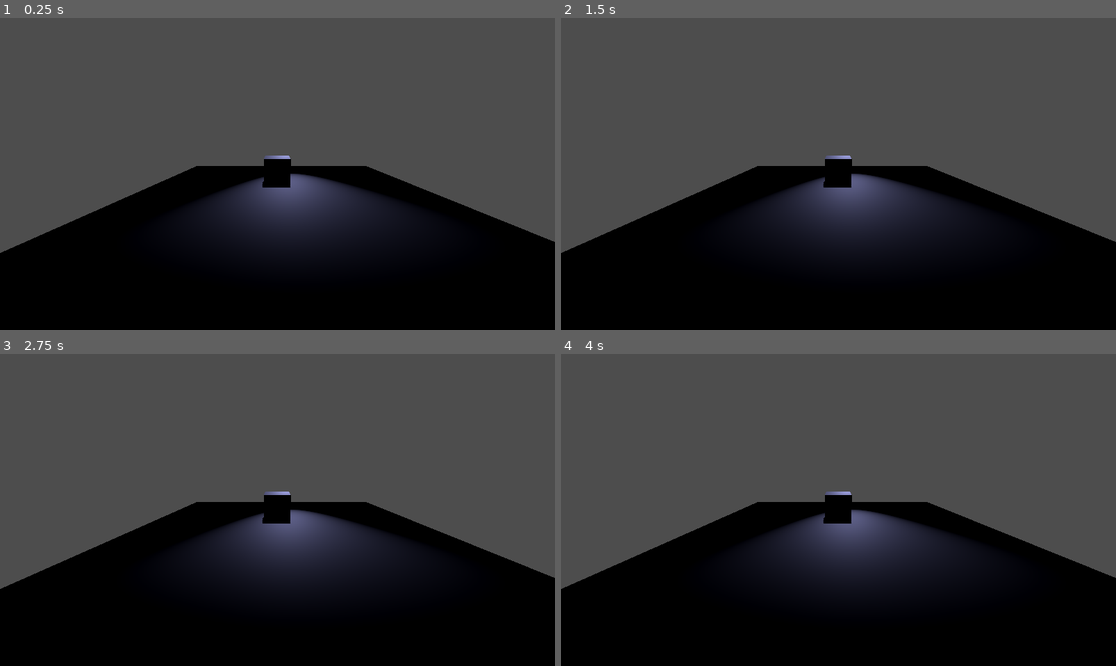
Above: before the commit, frames 1-4 (two rows, left to right).
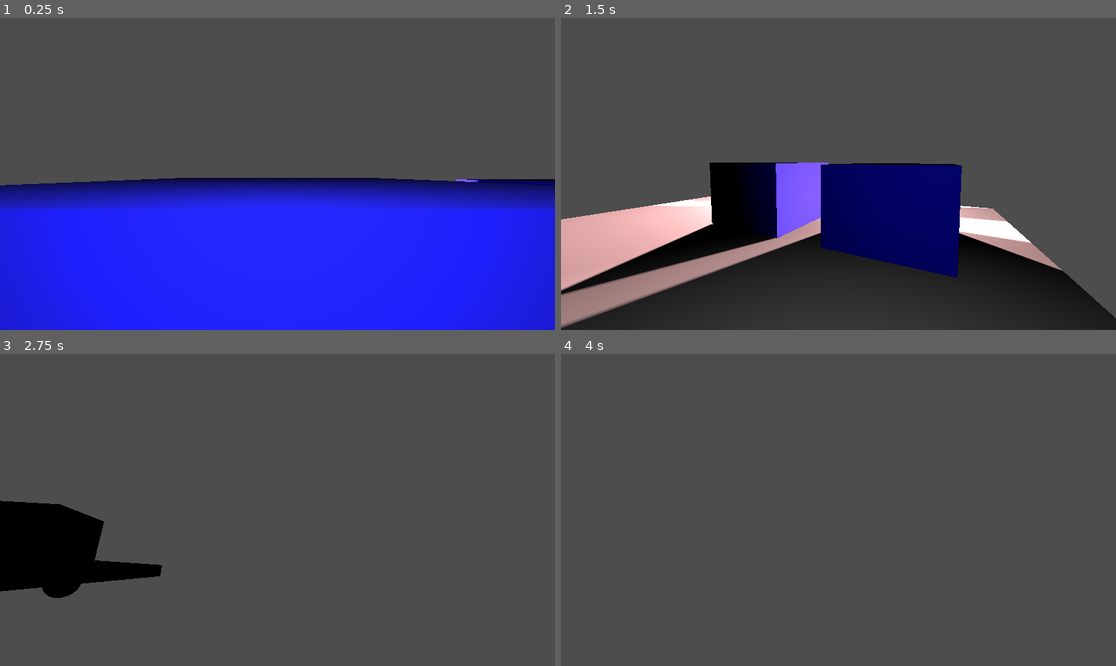
Above: after the commit, the same moments.

Repository: AndarManik/Envision
Game: Godot game, scene res://world.tscn
The game is run twice, just before and just after one commit, with the same random seed, the same clock (stepped at 60 frames per second) and the same inputs. The project has no main scene, so this scene is started directly.
Inputs (mouse positions are in pixels of both pictures, inside the frame that each line leads up to):
- Up to frame 1 (0.25 s): no input
- Up to frame 2 (1.5 s): tap Enter (ui_accept) at 0.5, 0.6, 0.77, 1.07, 1.35 s; move the mouse to (960, 158) at 0.52 s; hold Right (ui_right) 0.53-1.28 s; move the mouse to (727, 189) at 1.27 s; hold Down (ui_down) from 1.28 s (still down)
- Up to frame 3 (2.75 s): tap Enter (ui_accept) at 1.52, 1.82, 2.1 s; move the mouse to (333, 441) at 2.02 s; release Down (ui_down) at 2.03 s; hold Right (ui_right) from 2.03 s (still down)
- Up to frame 4 (4 s): move the mouse to (810, 572) at 2.77 s; release Right (ui_right) at 2.78 s; hold Up (ui_up) 2.78-3.53 s; tap Enter (ui_accept) at 2.85, 3.02, 3.32, 3.5, 3.6, 3.77 s; move the mouse to (1005, 556) at 3.52 s; hold Left (ui_left) from 3.53 s (still down)

The runs differ from the first frame. In frame 1, 50% of the frame differs, in the area x 0-100%, y 44-100%; in frame 2, 39%; in frame 3, 45%; in frame 4, 43%.

Commit message:
Dope stuff

Diff:
--- /dev/null
+++ b/Player.gd
@@ -0,0 +1,40 @@
+extends CharacterBody3D
+
+@onready var camera = $Camera3D
+
+const SPEED = 5.0
+const JUMP_VELOCITY = 4.5
+
+# Get the gravity from the project settings to be synced with RigidBody nodes.
+var gravity = ProjectSettings.get_setting("physics/3d/default_gravity")
+
+func _ready():
+	Input.mouse_mode = Input.MOUSE_MODE_CAPTURED
+
+func _unhandled_input(event):
+	if event is InputEventMouseMotion:
+		rotate_y(-event.relative.x * .002)
+		camera.rotate_x(-event.relative.y * .002)
+		camera.rotation.x = clamp(camera.rotation.x, -PI/2, PI/2)
+
+func _physics_process(delta):
+	# Add the gravity.
+	if not is_on_floor():
+		velocity.y -= gravity * delta
+
+	# Handle jump.
+	if Input.is_action_just_pressed("ui_accept") and is_on_floor():
+		velocity.y = JUMP_VELOCITY
+
+	# Get the input direction and handle the movement/deceleration.
+	# As good practice, you should replace UI actions with custom gameplay actions.
+	var input_dir = Input.get_vector("ui_left", "ui_right", "ui_up", "ui_down")
+	var direction = (transform.basis * Vector3(input_dir.x, 0, input_dir.y)).normalized()
+	if direction:
+		velocity.x = direction.x * SPEED
+		velocity.z = direction.z * SPEED
+	else:
+		velocity.x = move_toward(velocity.x, 0, SPEED)
+		velocity.z = move_toward(velocity.z, 0, SPEED)
+
+	move_and_slide()
--- /dev/null
+++ b/npc.tscn
@@ -0,0 +1,34 @@
+[gd_scene load_steps=4 format=3 uid="uid://36rf6fyy0qjp"]
+
+[sub_resource type="CapsuleMesh" id="CapsuleMesh_kkjf1"]
+
+[sub_resource type="StandardMaterial3D" id="StandardMaterial3D_20yvv"]
+albedo_color = Color(1, 0, 0, 1)
+
+[sub_resource type="CapsuleShape3D" id="CapsuleShape3D_y4kyp"]
+
+[node name="NPC" type="StaticBody3D"]
+
+[node name="MeshInstance3D" type="MeshInstance3D" parent="."]
+mesh = SubResource("CapsuleMesh_kkjf1")
+surface_material_override/0 = SubResource("StandardMaterial3D_20yvv")
+
+[node name="CollisionShape3D" type="CollisionShape3D" parent="."]
+shape = SubResource("CapsuleShape3D_y4kyp")
+
+[node name="OmniLight3D" type="OmniLight3D" parent="."]
+transform = Transform3D(0.999972, 0, -0.00745249, 0, 1, 0, 0.00745249, 0, 0.999972, 0, 0.473659, 0)
+light_color = Color(1, 0, 0, 1)
+light_energy = 16.0
+shadow_enabled = true
+omni_range = 100.0
+omni_attenuation = 1e-05
+metadata/_edit_group_ = true
+
+[node name="OmniLight3D" type="OmniLight3D" parent="OmniLight3D"]
+light_color = Color(0, 1, 1, 1)
+light_energy = 8.0
+light_size = 0.5
+shadow_enabled = true
+omni_range = 100.0
+omni_attenuation = 1e-05
--- /dev/null
+++ b/player.tscn
@@ -0,0 +1,35 @@
+[gd_scene load_steps=4 format=3 uid="uid://bom5uc3uicoq"]
+
+[ext_resource type="Script" path="res://Player.gd" id="1_oui1j"]
+
+[sub_resource type="CapsuleMesh" id="CapsuleMesh_8qr02"]
+
+[sub_resource type="CapsuleShape3D" id="CapsuleShape3D_kiu6g"]
+
+[node name="Player" type="CharacterBody3D"]
+transform = Transform3D(1, 0, 0, 0, 1, 0, 0, 0, 1, 0, 1.00093, 0)
+script = ExtResource("1_oui1j")
+
+[node name="MeshInstance3D" type="MeshInstance3D" parent="."]
+mesh = SubResource("CapsuleMesh_8qr02")
+
+[node name="CollisionShape3D" type="CollisionShape3D" parent="."]
+shape = SubResource("CapsuleShape3D_kiu6g")
+
+[node name="Camera3D" type="Camera3D" parent="."]
+transform = Transform3D(1, 0, 0, 0, 1, 0, 0, 0, 1, 0, 0.465678, 0)
+
+[node name="OmniLight3D" type="OmniLight3D" parent="."]
+transform = Transform3D(0.999972, 0, -0.00745249, 0, 1, 0, 0.00745249, 0, 0.999972, 0, 0.473659, 0)
+light_energy = 0.5
+shadow_enabled = true
+metadata/_edit_group_ = true
+
+[node name="OmniLight3D" type="OmniLight3D" parent="OmniLight3D"]
+visible = false
+light_color = Color(0, 1, 0, 1)
+light_energy = 0.3
+light_size = 0.5
+shadow_enabled = true
+omni_range = 30.0
+omni_attenuation = 0.0103087
--- /dev/null
+++ b/world.gd
@@ -0,0 +1,5 @@
+extends Node
+
+func _unhandled_input(event):
+	if Input.is_action_just_pressed("quit"):
+		get_tree().quit()
--- a/world.tscn
+++ b/world.tscn
@@ -1,4 +1,8 @@
-[gd_scene load_steps=5 format=3 uid="uid://dshhg66etawu2"]
+[gd_scene load_steps=9 format=3 uid="uid://dshhg66etawu2"]
+
+[ext_resource type="Script" path="res://world.gd" id="1_s1l63"]
+[ext_resource type="PackedScene" uid="uid://bom5uc3uicoq" path="res://player.tscn" id="1_yxa7g"]
+[ext_resource type="PackedScene" uid="uid://36rf6fyy0qjp" path="res://npc.tscn" id="3_6615l"]
 
 [sub_resource type="BoxMesh" id="BoxMesh_22rbp"]
 size = Vector3(10, 0.5, 10)
@@ -8,13 +12,13 @@
 
 [sub_resource type="BoxMesh" id="BoxMesh_wle6m"]
 
+[sub_resource type="StandardMaterial3D" id="StandardMaterial3D_e5ul8"]
+albedo_color = Color(0, 0, 1, 1)
+
 [sub_resource type="BoxShape3D" id="BoxShape3D_7qmqw"]
 
 [node name="World" type="Node3D"]
-
-[node name="Camera3D" type="Camera3D" parent="."]
-transform = Transform3D(1, 0, 0, 0, 0.976672, 0.214735, 0, -0.214735, 0.976672, 0.0103478, 2.40382, 6.51206)
-fov = 76.2792
+script = ExtResource("1_s1l63")
 
 [node name="Floor" type="StaticBody3D" parent="."]
 transform = Transform3D(1, 0, 0, 0, 1, 0, 0, 0, 1, 0.246413, 0.0961494, -0.0418763)
@@ -29,31 +33,48 @@
 [node name="StaticBody3D" type="StaticBody3D" parent="."]
 
 [node name="MeshInstance3D" type="MeshInstance3D" parent="StaticBody3D"]
-transform = Transform3D(1, 0, 0, 0, 1, 0, 0, 0, 1, 0, 0.86487, -1.23808)
+transform = Transform3D(2, 0, 0, 0, 2, 0, 0, 0, 2, 0, 0.771657, -1.23808)
 mesh = SubResource("BoxMesh_wle6m")
+surface_material_override/0 = SubResource("StandardMaterial3D_e5ul8")
 
 [node name="CollisionShape3D" type="CollisionShape3D" parent="StaticBody3D"]
 transform = Transform3D(1, 0, 0, 0, 1, 0, 0, 0, 1, 0, 0.889264, -1.23769)
 shape = SubResource("BoxShape3D_7qmqw")
 
-[node name="SpotLight3D" type="SpotLight3D" parent="."]
-transform = Transform3D(0.999934, -0.00187182, -0.0113658, 5.40768e-05, -0.985935, 0.16713, -0.0115188, -0.167119, -0.985869, 0.552467, 2.41661, -5.96971)
-layers = 6
-light_color = Color(0.650336, 0.66381, 0.925497, 1)
-light_energy = 7.564
+[node name="OmniLight3D" type="OmniLight3D" parent="."]
+transform = Transform3D(0.999972, 0, -0.00745249, 0, 1, 0, 0.00745249, 0, 0.999972, -0.198443, 1.13182, -2.79882)
+visible = false
+light_color = Color(1, 0, 1, 1)
 shadow_enabled = true
-shadow_bias = 0.0
-shadow_normal_bias = 3.917
-spot_range = 10.902
-spot_angle = 25.3634
+omni_range = 30.0
+metadata/_edit_group_ = true
 
-[node name="SpotLight3D" type="SpotLight3D" parent="SpotLight3D"]
-transform = Transform3D(0.999934, -0.00187182, -0.0113658, 5.40768e-05, -0.985935, 0.16713, -0.0115188, -0.167119, -0.985869, 0.552467, 2.41661, -5.96971)
-layers = 6
-light_color = Color(0.650336, 0.66381, 0.925497, 1)
-light_energy = 7.564
+[node name="OmniLight3D" type="OmniLight3D" parent="OmniLight3D"]
+visible = false
+light_color = Color(0, 1, 0, 1)
+light_energy = 5.141
+light_size = 0.3
 shadow_enabled = true
-shadow_bias = 0.0
-shadow_normal_bias = 3.917
-spot_range = 10.902
-spot_angle = 25.3634
+shadow_reverse_cull_face = true
+omni_range = 30.0
+
+[node name="Player" parent="." instance=ExtResource("1_yxa7g")]
+transform = Transform3D(1, 0, 0, 0, 1, 0, 0, 0, 1, 0, 0.139769, 0)
+
+[node name="NPC" parent="." instance=ExtResource("3_6615l")]
+transform = Transform3D(1, 0, 0, 0, 1, 0, 0, 0, 1, -2.04989, 0.465885, -2.86842)
+
+[node name="NPC2" parent="." instance=ExtResource("3_6615l")]
+transform = Transform3D(1, 0, 0, 0, 1, 0, 0, 0, 1, 2.36589, 0.151496, -3.71169)
+
+[node name="StaticBody3D2" type="StaticBody3D" parent="."]
+transform = Transform3D(1, 0, 0, 0, 1, 0, 0, 0, 1, 2.97065, -0.0171018, 0)
+
+[node name="MeshInstance3D" type="MeshInstance3D" parent="StaticBody3D2"]
+transform = Transform3D(2, 0, 0, 0, 2, 0, 0, 0, 2, 0, 0.771657, -1.23808)
+mesh = SubResource("BoxMesh_wle6m")
+surface_material_override/0 = SubResource("StandardMaterial3D_e5ul8")
+
+[node name="CollisionShape3D" type="CollisionShape3D" parent="StaticBody3D2"]
+transform = Transform3D(1, 0, 0, 0, 1, 0, 0, 0, 1, 0, 0.889264, -1.23769)
+shape = SubResource("BoxShape3D_7qmqw")
